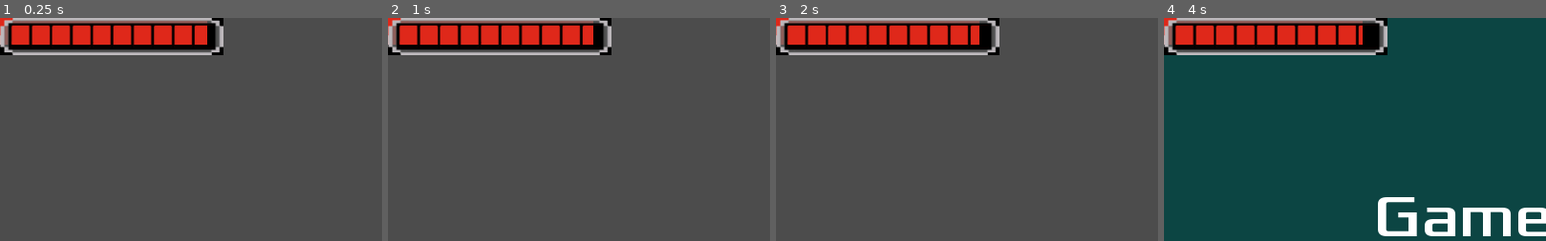
Above: before the commit, frames 1-4 (left to right).
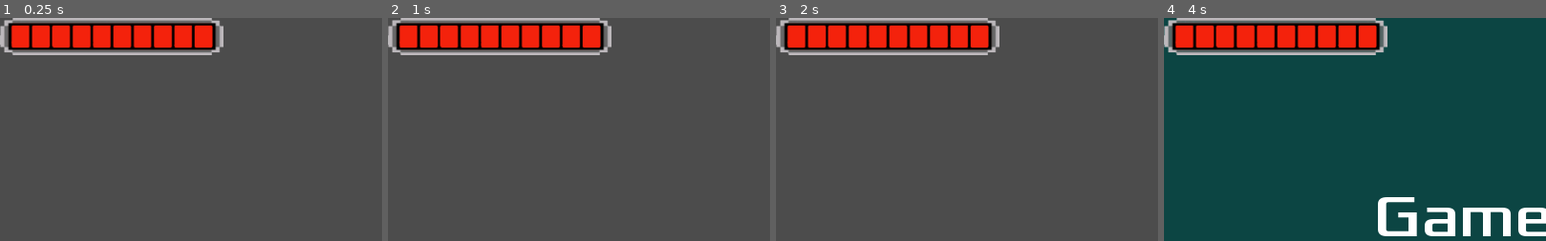
Above: after the commit, the same moments.

Repository: Gaspary23/Sombras_da_Familia
Game: Godot game, scene res://Game/Game.tscn
The game is run twice, just before and just after one commit, with the same random seed, the same clock (stepped at 60 frames per second) and the same inputs.
Inputs:
- Up to frame 1 (0.25 s): no input
- Up to frame 2 (1 s): tap Enter at 0.5 s; hold Right (right) from 0.53 s (still down); tap E (interact) at 0.6 s
- Up to frame 3 (2 s): release Right (right) at 1.28 s; hold Left (left) from 1.28 s (still down); tap E (interact) at 1.35 s
- Up to frame 4 (4 s): release Left (left) at 2.03 s; hold X 2.03-2.78 s; hold Right (right) 2.03-3.53 s; tap E (interact) at 2.3, 2.85, 3.6 s; tap Space at 2.75 s; tap Enter at 3.5 s; hold Left (left) from 3.53 s (still down)
The pictures show only the part of the screen within x 0-50%, y 0-50%; the shares and areas given below are measured in that part.

The runs differ from the first frame. In frame 1, 1.7% of the frame differs, in the area x 0-59%, y 0-17%; in frame 2, 1.8%; in frame 3, 1.8%; in frame 4, 1.9%.

Commit message:
progress bar

Diff:
--- a/Game/Game.tscn
+++ b/Game/Game.tscn
@@ -10,7 +10,7 @@
 [node name="Game" type="Node2D"]
 script = ExtResource( 5 )
 
-[node name="Level1" parent="." instance=ExtResource( 1 )]
+[node name="Level1" parent="." groups=["Level1"] instance=ExtResource( 1 )]
 
 [node name="Player" parent="Level1" index="0"]
 position = Vector2( 532, 533 )
@@ -37,8 +37,8 @@
 margin_bottom = 40.0
 
 [node name="Sanity_Progress" type="TextureProgress" parent="HUD/Sanity"]
-margin_right = 40.0
-margin_bottom = 40.0
+margin_right = 300.0
+margin_bottom = 50.0
 value = 100.0
 texture_under = ExtResource( 2 )
 texture_over = ExtResource( 6 )
--- a/Game/HUD.gd
+++ b/Game/HUD.gd
@@ -4,4 +4,7 @@
 
 
 func _on_Sanity_Timer_timeout() -> void:
-	sanity_bar.value -=1
+	if (get_tree().call_group("Level1", "is_playing")):
+		sanity_bar.value +=1
+	else:
+		sanity_bar.value -=1
--- a/Items/Radio.gd
+++ b/Items/Radio.gd
@@ -20,3 +20,8 @@
 func _on_Radio_body_exited(_body: Node) -> void:
 	print("R exit")
 	touchingPlayer = false
+
+
+func is_playing() -> bool:
+	print(sound.is_playing())
+	return sound.is_playing()
Not shown, added: ASMR Video - Washing Machine Sounds #1 (320 kbps) (mp3cut.net).mp3.import
Binary file changed: GFX/Over_Cold.png
Binary file changed: GFX/Over_Sanity.png
Binary file changed: GFX/Over_Sus.png
Binary file changed: GFX/Under.png
